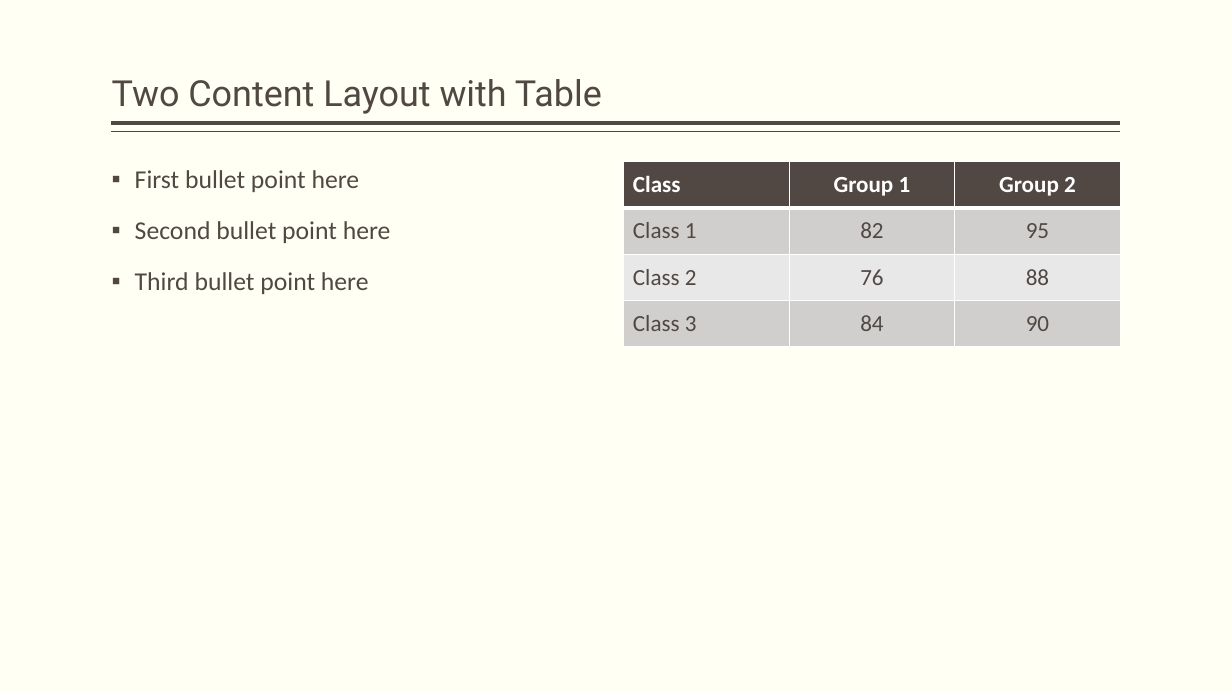
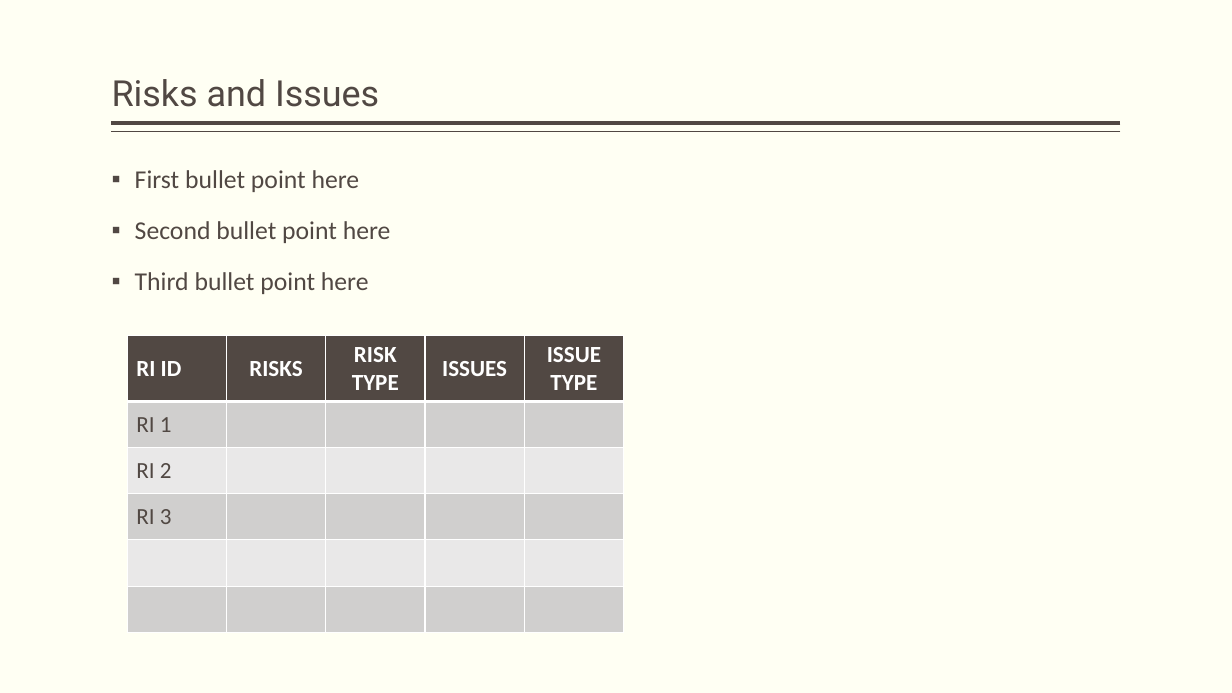
Before and after one commit to as-az01/QA-ProductDevDM05, a slide deck: slide 10 of LibrarySystemValidation.pptx (slide 4 before the commit). Drawn at 1232x693 pixels with LibreOffice and Linux fonts; fonts in the diff are those of the drawing. Boxes give left, top, right and bottom in pixels: in the first picture for what was removed or moved away, otherwise in the second. Text is boxed around its words. In the diff, an @@ line names an element or a change of style, - is before the commit and + after.

```diff
--- a/LibrarySystemValidation.pptx
+++ b/LibrarySystemValidation.pptx
@@ title at bbox=[112, 79, 379, 107]: text changed @@
-Two Content Layout with Table
+Risks and Issues
@@ table at bbox=[128, 335, 622, 631] @@
-Class | Group 1 | Group 2
-Class 1 | 82 | 95
-Class 2 | 76 | 88
-Class 3 | 84 | 90
+RI ID | RISKS | RISK TYPE | ISSUES | ISSUE TYPE
+RI 1 |  |  |  | 
+RI 2 |  |  |  | 
+RI 3 |  |  |  | 
+ |  |  |  | 
+ |  |  |  | 
@@ table: place and size @@
-table at bbox=[624, 162, 1120, 347]
+table at bbox=[128, 335, 622, 631]
```
Also in this commit, not shown: 1 other slide changed, 9 slides added, 8 slides removed, 2 other files.
